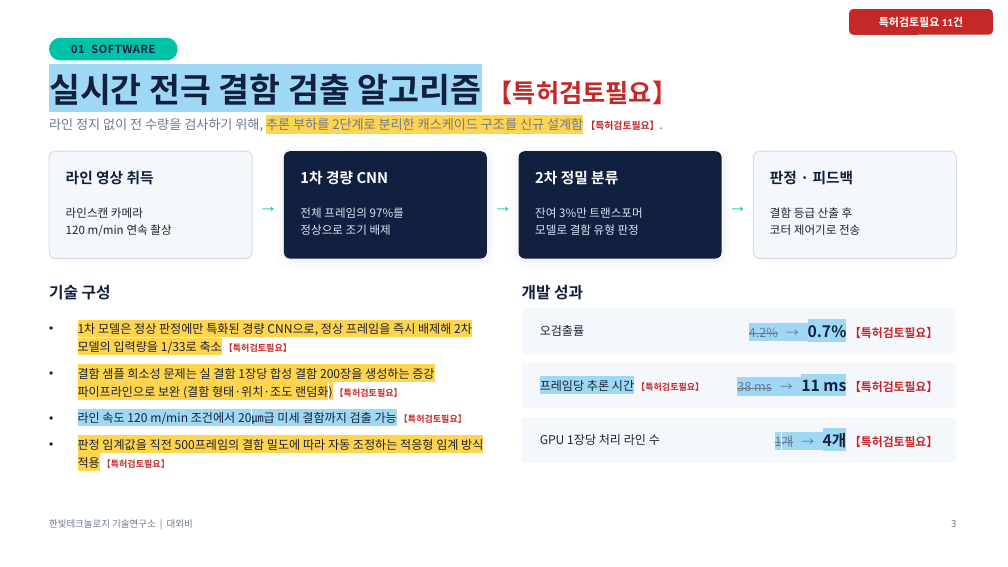
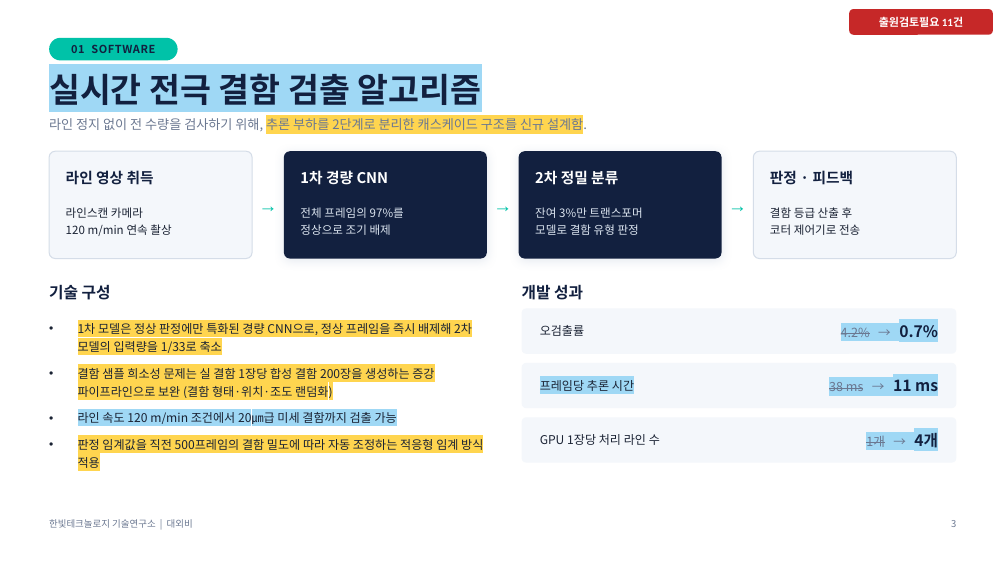
Before and after one commit to HyungKim/patent-marker, a slide deck: slide 3 of samples/회사보고자료_예시_마킹결과.pptx. Drawn at 1008x567 pixels with LibreOffice and Linux fonts; fonts in the diff are those of the drawing. Boxes give left, top, right and bottom in pixels: in the first picture for what was removed or moved away, otherwise in the second. Text is boxed around its words. In the diff, an @@ line names an element or a change of style, - is before the commit and + after.

```diff
--- a/samples/회사보고자료_예시_마킹결과.pptx
+++ b/samples/회사보고자료_예시_마킹결과.pptx
@@ text in rounded rectangle at bbox=[879, 17, 963, 27]: text changed @@
-특허검토필요 11건
+출원검토필요 11건
@@ text at bbox=[49, 73, 482, 105]: text changed @@
-실시간 전극 결함 검출 알고리즘 【특허검토필요】
+실시간 전극 결함 검출 알고리즘
@@ text at bbox=[49, 116, 587, 134]: text changed @@
-라인 정지 없이 전 수량을 검사하기 위해, 추론 부하를 2단계로 분리한 캐스케이드 구조를 신규 설계함 【특허검토필요】.
+라인 정지 없이 전 수량을 검사하기 위해, 추론 부하를 2단계로 분리한 캐스케이드 구조를 신규 설계함.
@@ text at bbox=[78, 323, 483, 468]: text changed @@
-• 1차 모델은 정상 판정에만 특화된 경량 CNN으로, 정상 프레임을 즉시 배제해 2차 모델의 입력량을 1/33로 축소 【특허검토필요】
-• 결함 샘플 희소성 문제는 실 결함 1장당 합성 결함 200장을 생성하는 증강 파이프라인으로 보완 (결함 형태·위치·조도 랜덤화) 【특허검토필요】
-• 라인 속도 120 m/min 조건에서 20㎛급 미세 결함까지 검출 가능 【특허검토필요】
-• 판정 임계값을 직전 500프레임의 결함 밀도에 따라 자동 조정하는 적응형 임계 방식 적용 【특허검토필요】
+• 1차 모델은 정상 판정에만 특화된 경량 CNN으로, 정상 프레임을 즉시 배제해 2차 모델의 입력량을 1/33로 축소
+• 결함 샘플 희소성 문제는 실 결함 1장당 합성 결함 200장을 생성하는 증강 파이프라인으로 보완 (결함 형태·위치·조도 랜덤화)
+• 라인 속도 120 m/min 조건에서 20㎛급 미세 결함까지 검출 가능
+• 판정 임계값을 직전 500프레임의 결함 밀도에 따라 자동 조정하는 적응형 임계 방식 적용
@@ text at bbox=[841, 325, 938, 337]: text changed; size 11.2 to 12 pt; text colour #C62828 to #6B7891; bold off @@
-4.2% → 0.7% 【특허검토필요】
+4.2% → 0.7%
@@ text at bbox=[540, 380, 634, 391]: text changed @@
-프레임당 추론 시간 【특허검토필요】
+프레임당 추론 시간
@@ text at bbox=[829, 379, 938, 397]: text changed; size 11.2 to 12 pt; text colour #C62828 to #6B7891; bold off @@
-38 ms → 11 ms 【특허검토필요】
+38 ms → 11 ms
@@ text at bbox=[866, 433, 938, 448]: text changed; size 11.2 to 12 pt; text colour #C62828 to #6B7891; bold off @@
-1개 → 4개 【특허검토필요】
+1개 → 4개
```
Also in this commit, not shown: 8 other slides changed.
